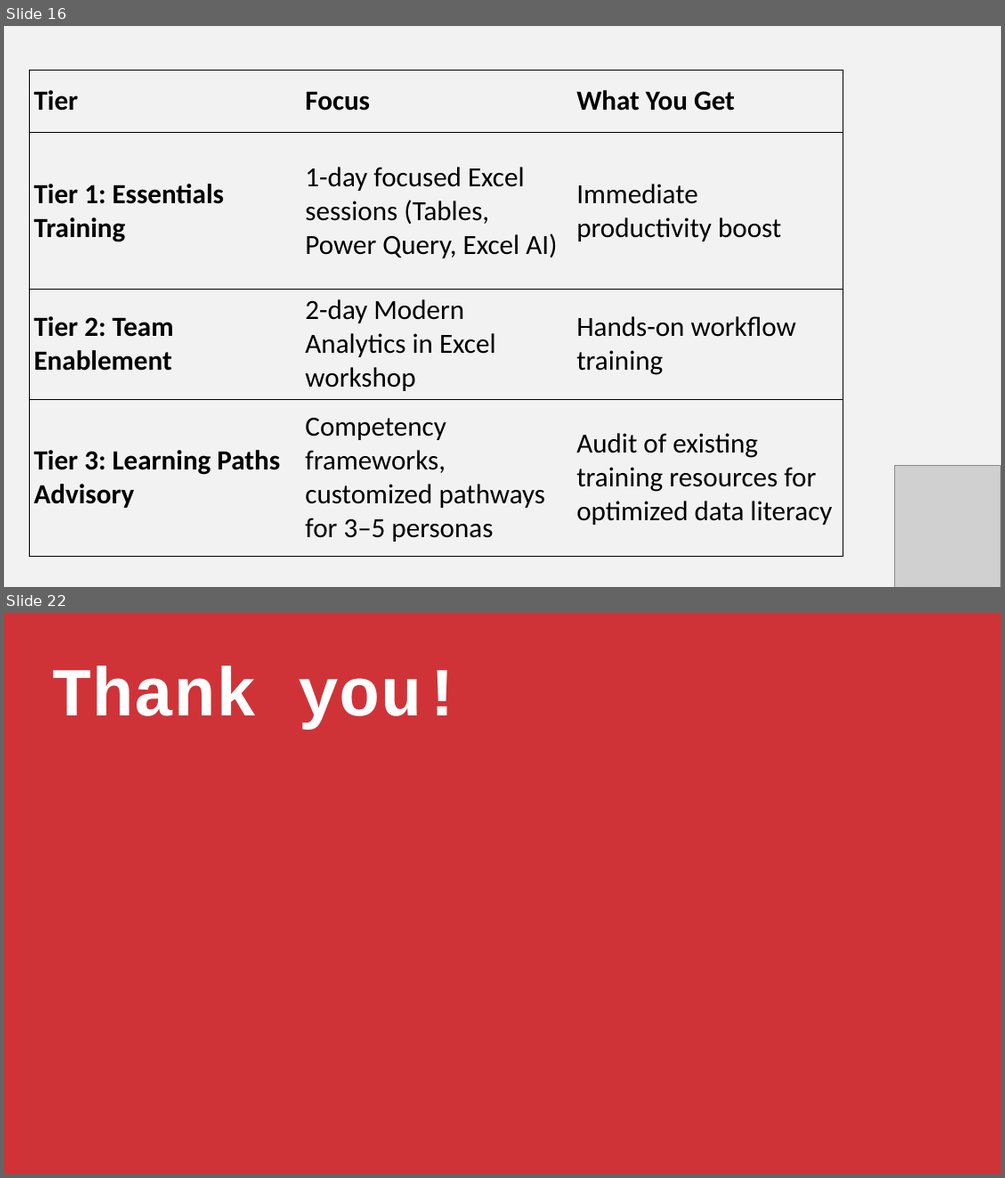
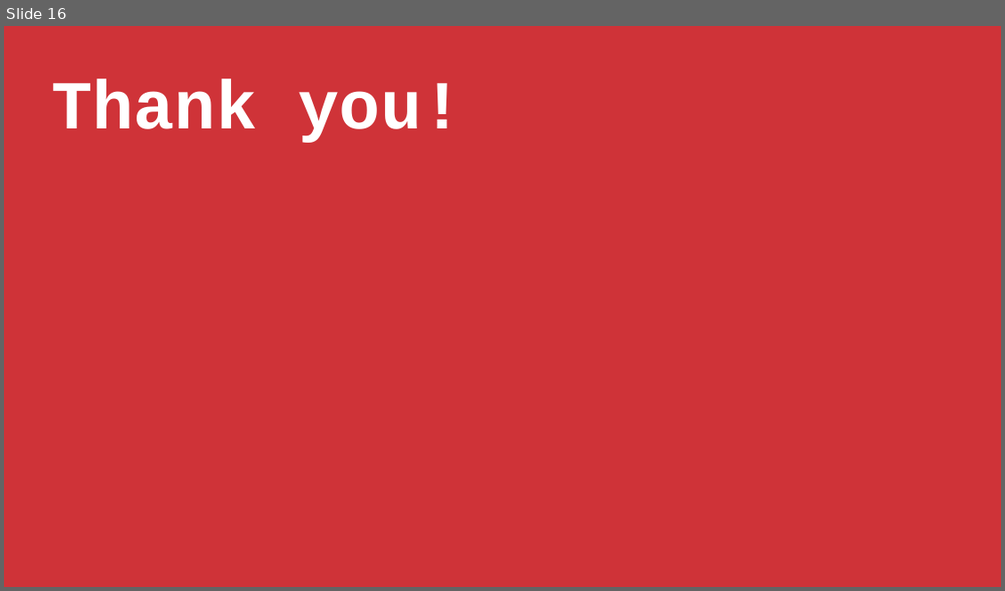
Before and after one commit to stringfestdata/modern-excel-demo-day, a slide deck: modern-excel-demo-day.pptx. Shown one above the other, each under a label of ours: slides 16 and 22 before the commit, slide 16 after it; the slides between them are not shown. The pictures are 1005x1178 and 1005x591 pixels, drawn with LibreOffice and Linux fonts; fonts in the diff are those of the drawing; grey boxes stand for pictures. Boxes give left, top, right and bottom in pixels: in the first picture for what was removed or moved away, otherwise in the second. Text is boxed around its words. In the diff, an @@ line names an element or a change of style, - is before the commit and + after.

```diff
--- a/modern-excel-demo-day.pptx
+++ b/modern-excel-demo-day.pptx
@@ slide 16 removed at <box>4,26,1001,587</box>, background #F2F2F2 @@
@@ table removed at <box>29,70,842,556</box>, 4 rows, 3 columns @@
-Tier | Focus | What You Get
-Tier 1: Essentials Training | 1-day focused Excel sessions (Tables, Power Query, Excel AI) | Immediate productivity boost
-Tier 2: Team Enablement | 2-day Modern Analytics in Excel workshop | Hands-on workflow training
-Tier 3: Learning Paths Advisory | Competency frameworks, customized pathways for 3–5 personas | Audit of existing training resources for optimized data literacy
@@ picture removed at <box>895,465,1000,587</box> @@
@@ what was slide 22 is now slide 16 @@
```
Also in this commit, not shown: 2 slides changed, 1 slide added, 6 other slides removed, 1 other file.
